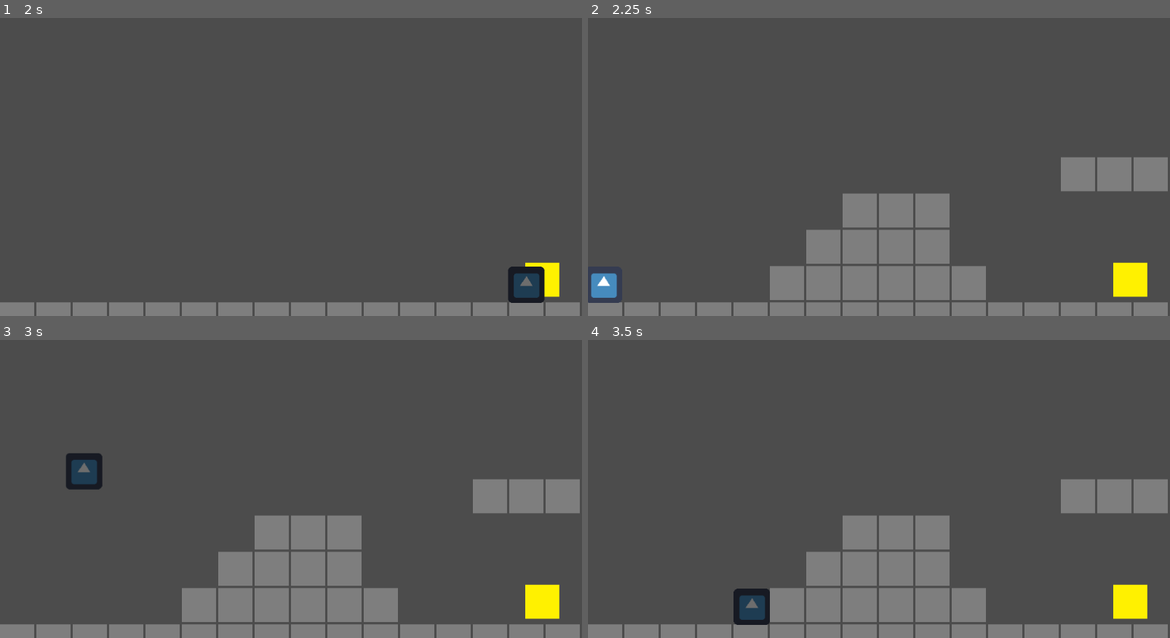
Above: before the commit, frames 1-4 (two rows, left to right).
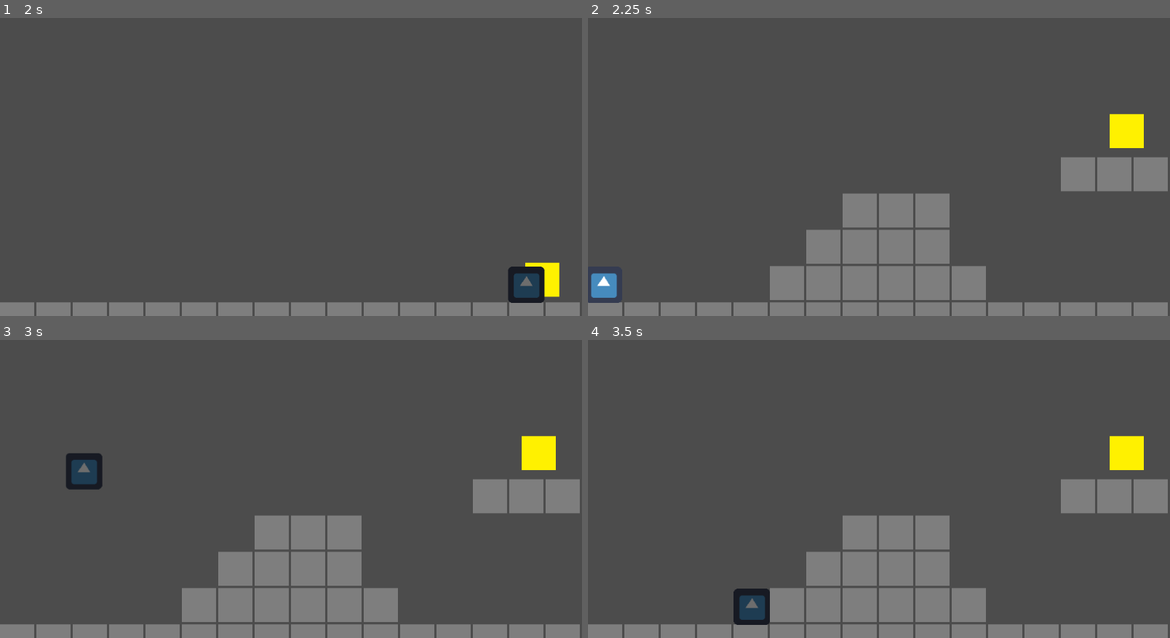
Above: after the commit, the same moments.

Repository: renzoventura/Relit
Game: Godot game, scene res://Scenes/levels/Level0.tscn
The game is run twice, just before and just after one commit, with the same random seed, the same clock (stepped at 60 frames per second) and the same inputs. The engine's default icon, where the game draws it, is replaced by a stand-in: a white triangle on a blue panel in a dark square.
Inputs:
- Up to frame 1 (2 s): tap Enter at 0.5 s; hold D (right) from 0.53 s (still down); tap Q (toggle_form) at 0.6, 1.35 s; tap W (jump) at 0.77, 1.52 s
- Up to frame 2 (2.25 s): release D (right) at 2.03 s; hold A (left) from 2.03 s (still down); tap Q (toggle_form) at 2.1 s
- Up to frame 3 (3 s): tap Space at 2.75 s; release A (left) at 2.78 s; hold D (right) from 2.78 s (still down); tap Q (toggle_form) at 2.85 s
- Up to frame 4 (3.5 s): keep holding D (right); tap W (jump) at 3.02 s

Frame 1 is identical in both runs. In frame 2, 1.4% of the frame differs, in the area x 89-97%, y 32-94%; in frame 3, 1.4%; in frame 4, 1.4%.

Commit message:
Update level design

Diff:
--- a/Scenes/levels/Level1.tscn
+++ b/Scenes/levels/Level1.tscn
@@ -13,5 +13,5 @@
 [node name="TileMap" parent="." index="3"]
 tile_data = PoolIntArray( -1, 0, 0, -65536, 0, 0, -65535, 0, 0, -65534, 0, 0, -65533, 0, 0, -65532, 0, 0, -65531, 0, 0, …(877 unchanged characters)…
 
-[node name="Portal" parent="." index="4"]
-position = Vector2( 966.888, 255.334 )
+[node name="Portal" parent="Portals" index="0"]
+position = Vector2( 948.272, 273.95 )
--- a/Scenes/levels/Level2.tscn
+++ b/Scenes/levels/Level2.tscn
@@ -1,11 +1,21 @@
-[gd_scene load_steps=2 format=2]
+[gd_scene load_steps=3 format=2]
 
 [ext_resource path="res://Scenes/levels/TemplateLevel.tscn" type="PackedScene" id=1]
+[ext_resource path="res://Scenes/Hazards/DeathDetector.tscn" type="PackedScene" id=2]
 
 [node name="Level2" instance=ExtResource( 1 )]
 
 [node name="LightMap" parent="." index="1"]
-tile_data = PoolIntArray( 262150, 0, 0, 262151, 0, 0, 262152, 0, 0, 262160, 0, 0, 327686, 0, 0, 327687, 0, 0, 327688, 0, 0, 393222, 0, 0, 393223, 0, 0, 393224, 0, 0, 458758, 0, 0, 458759, 0, 0, 458760, 0, 0, 524294, 0, 0, 524295, 0, 0, 524296, 0, 0 )
+tile_data = PoolIntArray( 262160, 0, 0, 327685, 0, 0, 393221, 0, 0, 458757, 0, 0, 524293, 0, 0 )
 
 [node name="DarkMap" parent="." index="2"]
-tile_data = PoolIntArray( 262154, 0, 0, 327690, 0, 0, 393226, 0, 0, 458762, 0, 0, 524298, 0, 0 )
+tile_data = PoolIntArray( 327690, 0, 0, 393226, 0, 0, 458762, 0, 0, 524298, 0, 0 )
+
+[node name="TileMap" parent="." index="3"]
+tile_data = PoolIntArray( -1, 0, 0, -65536, 0, 0, -65535, 0, 0, -65534, 0, 0, -65533, 0, 0, -65532, 0, 0, -65531, 0, 0, -65530, 0, 0, -65529, 0, 0, -65528, 0, 0, -65527, 0, 0, -65526, 0, 0, -65525, 0, 0, -65524, 0, 0, -65523, 0, 0, -65522, 0, 0, -65521, 0, 0, -65520, 0, 0, 65535, 0, 0, 16, 0, 0, 131071, 0, 0, 65552, 0, 0, 196607, 0, 0, 131088, 0, 0, 262143, 0, 0, 196624, 0, 0, 327679, 0, 0, 262160, 0, 0, 393215, 0, 0, 327696, 0, 0, 458751, 0, 0, 393232, 0, 0, 524287, 0, 0, 458768, 0, 0, 589823, 0, 0, 524304, 0, 0, 655359, 0, 0, 589824, 0, 0, 589825, 0, 0, 589826, 0, 0, 589827, 0, 0, 589828, 0, 0, 589829, 0, 0, 589832, 0, 0, 589833, 0, 0, 589834, 0, 0, 589835, 0, 0, 589836, 0, 0, 589837, 0, 0, 589838, 0, 0, 589839, 0, 0, 589840, 0, 0 )
+
+[node name="DeathDetector" parent="Hazards" index="0"]
+position = Vector2( 404.6, 629.317 )
+
+[node name="DeathDetector2" parent="Hazards" index="1" instance=ExtResource( 2 )]
+position = Vector2( 481.579, 630.483 )
